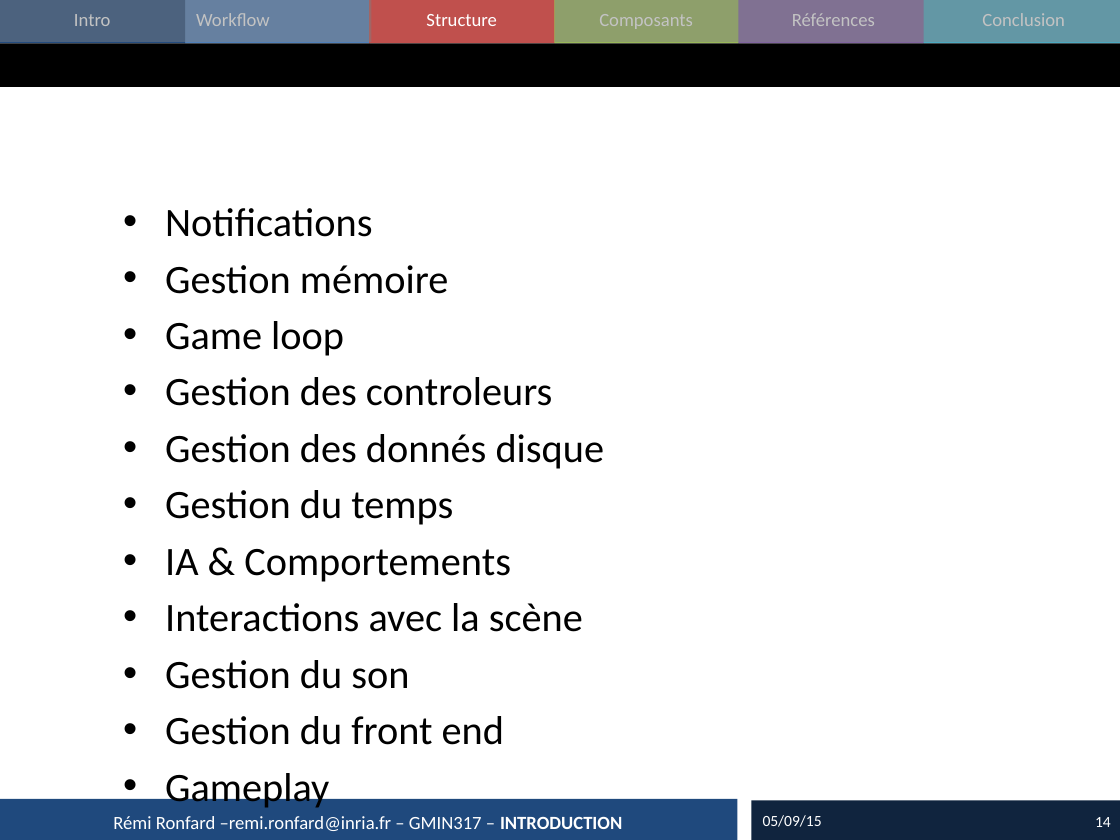
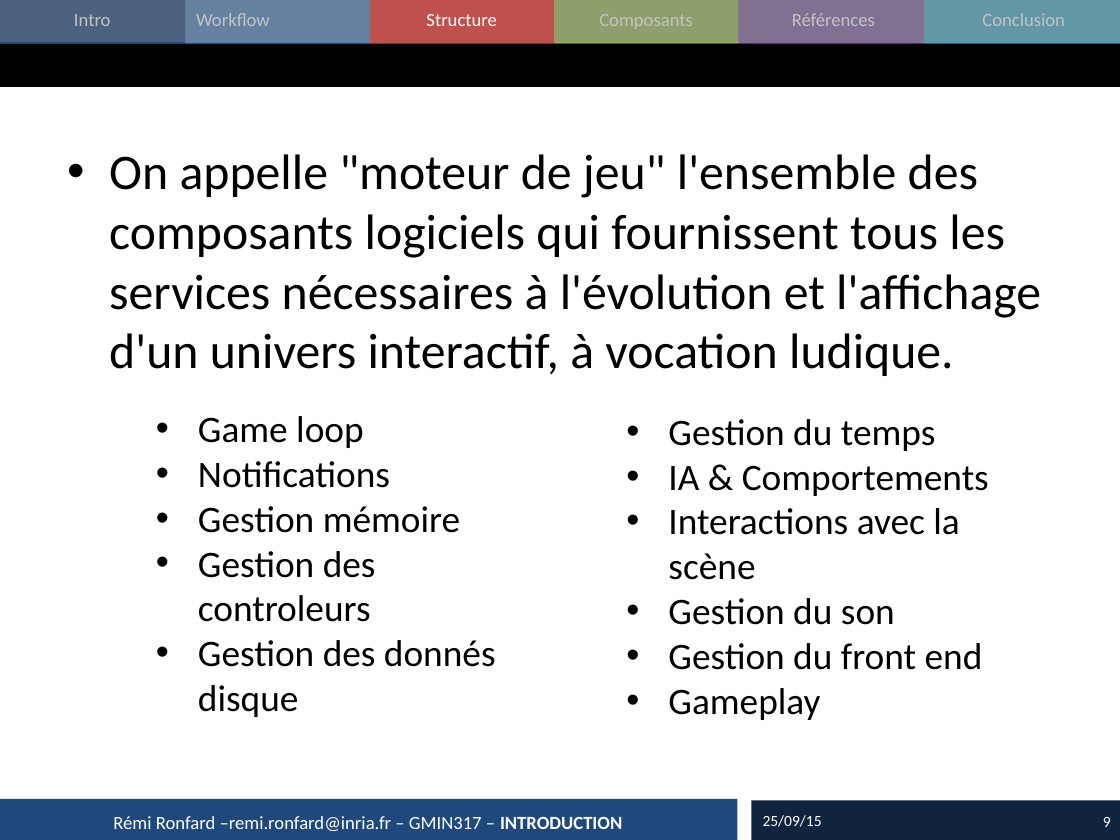
Before and after one commit to imagina-gmin317/imagina-gmin317-2015, a slide deck: slide 9 of cours/2015_02_GameEngine.pptx (slide 14 before the commit). Drawn at 1120x840 pixels with LibreOffice and Linux fonts; fonts in the diff are those of the drawing. Boxes give left, top, right and bottom in pixels: in the first picture for what was removed or moved away, otherwise in the second. Text is boxed around its words. In the diff, an @@ line names an element or a change of style, - is before the commit and + after.

```diff
--- a/cours/2015_02_GameEngine.pptx
+++ b/cours/2015_02_GameEngine.pptx
@@ text at (109,154,1041,376): text changed; size 25.9 to 32 pt @@
-    • Notifications
-    • Gestion mémoire
-    • Game loop
-  • Gestion des controleurs
-  • Gestion des donnés disque
-  • Gestion du temps
-  • IA & Comportements
-  • Interactions avec la scène
-  • Gestion du son
-  • Gestion du front end
-  • Gameplay
+• On appelle "moteur de jeu" l'ensemble des composants logiciels qui fournissent tous les services nécessaires à l'évolution et l'affichage d'un univers interactif, à vocation ludique.
@@ text added at (198,416,496,717), 24 pt, text #000000 @@
+    • Game loop
+    • Notifications
+    • Gestion mémoire
+  • Gestion des controleurs
+  • Gestion des donnés disque
@@ text added at (668,419,989,720), 24 pt, text #000000 @@
+  • Gestion du temps
+  • IA & Comportements
+  • Interactions avec la scène
+  • Gestion du son
+  • Gestion du front end
+  • Gameplay
@@ text at (763,815,822,827): text changed @@
-05/09/15
+25/09/15
@@ page number at (1103,817,1111,827): text changed @@
-14
+9
```
Also in this commit, not shown: 45 other slides changed, 4 slides removed, 25 other files.
